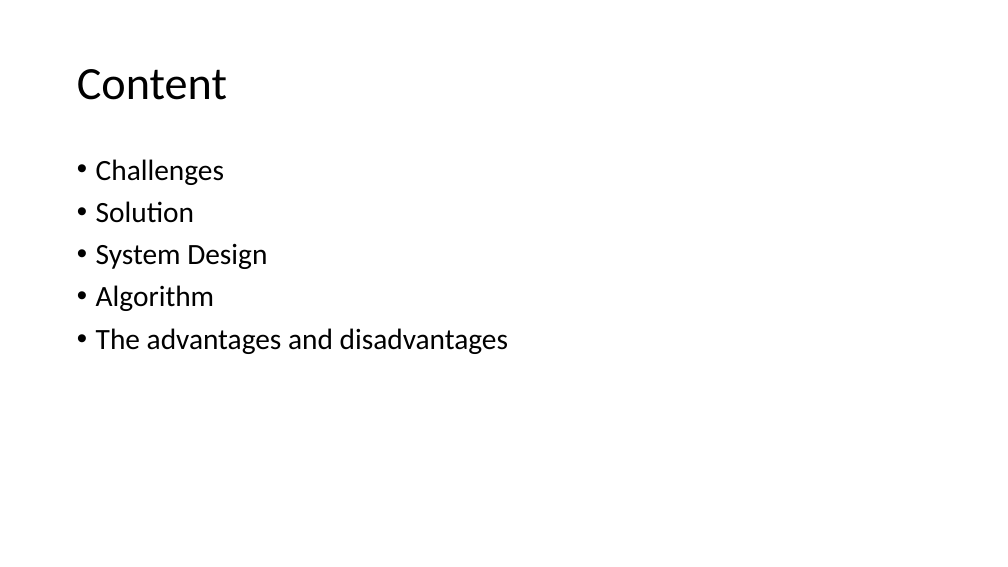
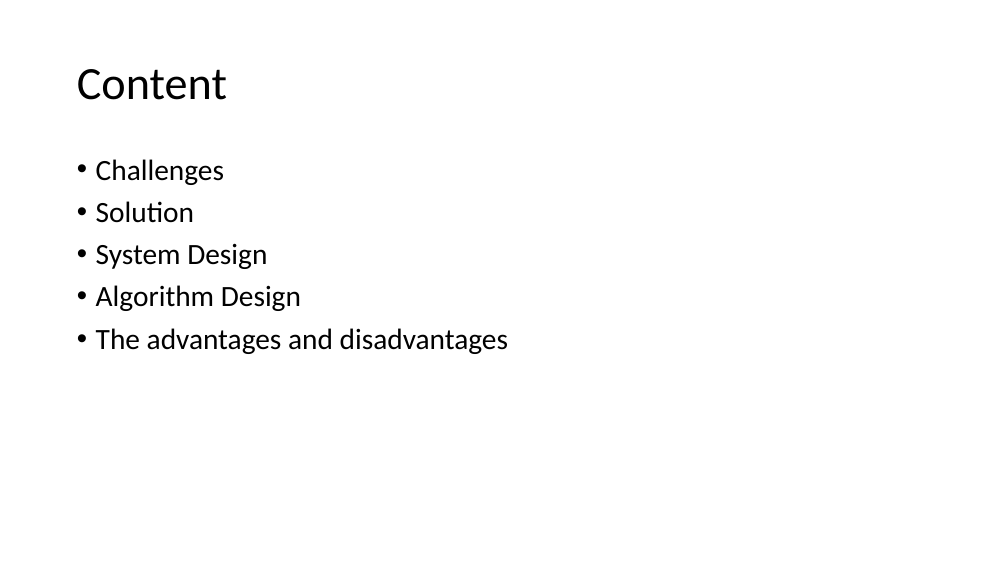
Before and after one commit to JiayanFighting/MECReference, a slide deck: slide 2 of Gandalf/Gandalf.pptx. Drawn at 1008x567 pixels with LibreOffice and Linux fonts; fonts in the diff are those of the drawing. Boxes give left, top, right and bottom in pixels: in the first picture for what was removed or moved away, otherwise in the second. Text is boxed around its words. In the diff, an @@ line names an element or a change of style, - is before the commit and + after.

```diff
--- a/Gandalf/Gandalf.pptx
+++ b/Gandalf/Gandalf.pptx
@@ text at bbox=[96, 285, 301, 311]: text changed @@
-• Algorithm
+• Algorithm Design
```
Also in this commit, not shown: 1 slide added, 3 other files.
